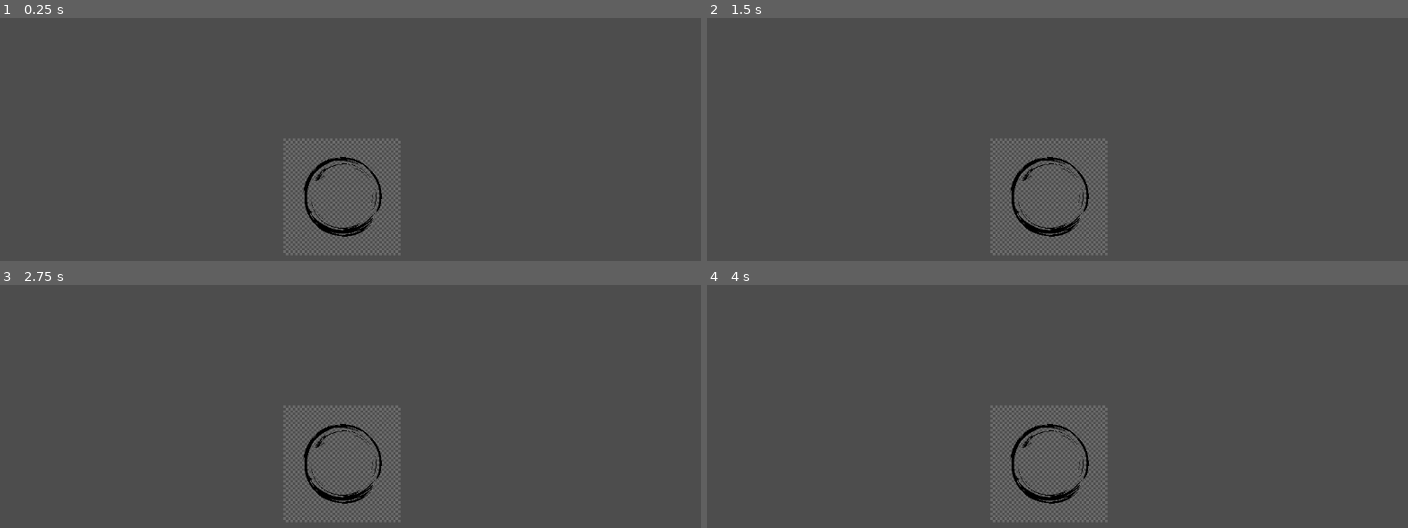
Above: before the commit, frames 1-4 (two rows, left to right).
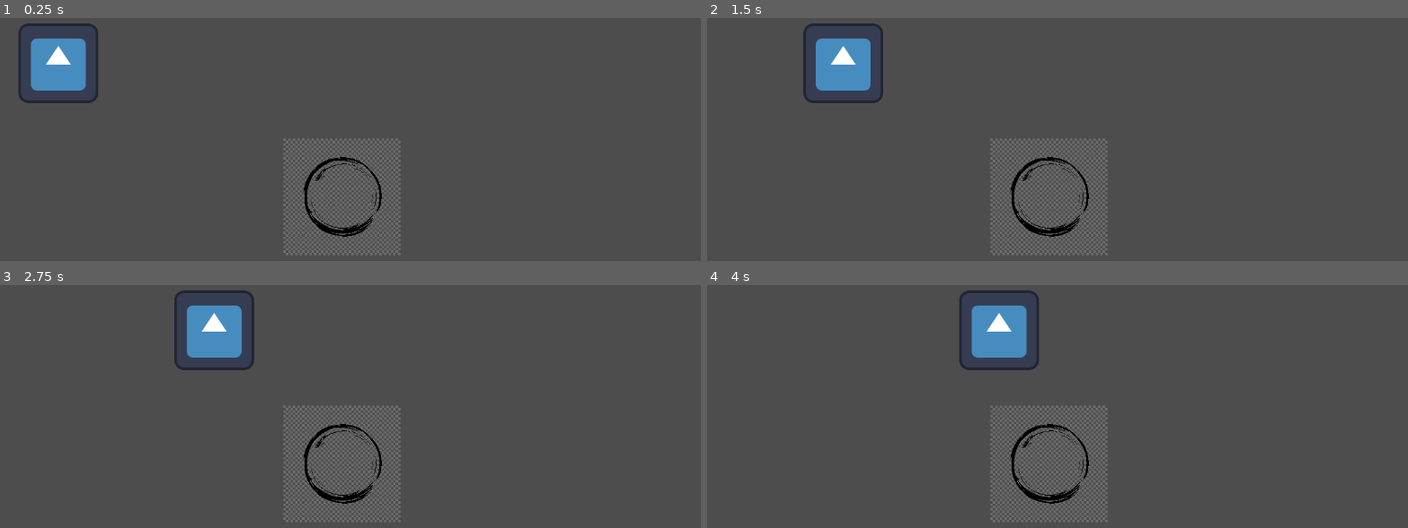
Above: after the commit, the same moments.

Repository: Sacredng/StandaloneLottoDefense
Game: Godot game, scene res://scenes/level.tscn
The game is run twice, just before and just after one commit, with the same random seed, the same clock (stepped at 60 frames per second) and the same inputs. Before the commit the project has no main scene; this scene is started directly in both runs. The engine's default icon, where the game draws it, is replaced by a stand-in: a white triangle on a blue panel in a dark square.
Inputs:
- Up to frame 1 (0.25 s): no input
- Up to frame 2 (1.5 s): no input
- Up to frame 3 (2.75 s): no input
- Up to frame 4 (4 s): no input

The runs differ from the first frame. In frame 1, 2.2% of the frame differs, in the area x 2-14%, y 2-36%; in frame 2, 2.1%; in frame 3, 2.1%; in frame 4, 2.2%, in the area x 36-48%, y 2-36%.

Commit message:
Created Enemy

Diff:
--- a/standalone-lotto-defense/project.godot
+++ b/standalone-lotto-defense/project.godot
@@ -11,6 +11,7 @@
 [application]
 
 config/name="Standalone Lotto Defense"
+run/main_scene="uid://c2acfjjd212t"
 config/features=PackedStringArray("4.6", "Forward Plus")
 config/icon="res://icon.svg"
 
--- a/standalone-lotto-defense/scenes/enemies.tscn
+++ /dev/null
@@ -1,3 +0,0 @@
-[gd_scene format=3 uid="uid://cekrjevp8q4ln"]
-
-[node name="Node2D" type="Node2D" unique_id=493435756]
--- /dev/null
+++ b/standalone-lotto-defense/scenes/enemies/BasicEnemy.tscn
@@ -0,0 +1,16 @@
+[gd_scene format=3 uid="uid://cvppoayj8vucs"]
+
+[ext_resource type="Script" uid="uid://hq0n0yskdxxq" path="res://scripts/BasicEnemyScript.gd" id="1_he4gj"]
+[ext_resource type="Texture2D" uid="uid://cvl1a6w1qm71e" path="res://icon.svg" id="1_i3qac"]
+
+[sub_resource type="CircleShape2D" id="CircleShape2D_he4gj"]
+radius = 62.008064
+
+[node name="BasicEnemy" type="CharacterBody2D" unique_id=1586910666]
+script = ExtResource("1_he4gj")
+
+[node name="EnemySprite" type="Sprite2D" parent="." unique_id=358404873]
+texture = ExtResource("1_i3qac")
+
+[node name="Hitbox" type="CollisionShape2D" parent="." unique_id=933177441]
+shape = SubResource("CircleShape2D_he4gj")
--- a/standalone-lotto-defense/scenes/level.tscn
+++ b/standalone-lotto-defense/scenes/level.tscn
@@ -1,13 +1,12 @@
 [gd_scene format=3 uid="uid://c2acfjjd212t"]
 
-[ext_resource type="PackedScene" uid="uid://dbjn8g1wok2pp" path="res://scenes/player.tscn" id="1_tumq0"]
-
-[sub_resource type="Curve2D" id="Curve2D_2q6dc"]
+[ext_resource type="PackedScene" uid="uid://dbjn8g1wok2pp" path="res://scenes/Player/player.tscn" id="1_tumq0"]
+[ext_resource type="PackedScene" uid="uid://cvppoayj8vucs" path="res://scenes/enemies/BasicEnemy.tscn" id="2_w7c3h"]
 
 [node name="Level" type="Node2D" unique_id=424731645]
 
 [node name="Player" parent="." unique_id=104606780 instance=ExtResource("1_tumq0")]
 position = Vector2(576, 311)
 
-[node name="Path2D" type="Path2D" parent="." unique_id=563366717]
-curve = SubResource("Curve2D_2q6dc")
+[node name="CharacterBody2D" parent="." unique_id=1586910666 instance=ExtResource("2_w7c3h")]
+position = Vector2(96, 96)
--- a/standalone-lotto-defense/scenes/levels.tscn
+++ /dev/null
@@ -1,3 +0,0 @@
-[gd_scene format=3 uid="uid://cly0bienwogyb"]
-
-[node name="Node2D" type="Node2D" unique_id=446773055]
--- /dev/null
+++ b/standalone-lotto-defense/scripts/BasicEnemyScript.gd
@@ -0,0 +1,6 @@
+extends CharacterBody2D
+
+@export var speed = 100
+
+func _physics_process(delta):
+	position.x += speed * delta
--- a/standalone-lotto-defense/scripts/enemies.gd
+++ /dev/null
@@ -1,11 +0,0 @@
-extends Node
-
-
-# Called when the node enters the scene tree for the first time.
-func _ready() -> void:
-	pass # Replace with function body.
-
-
-# Called every frame. 'delta' is the elapsed time since the previous frame.
-func _process(delta: float) -> void:
-	pass
Renamed: standalone-lotto-defense/scenes/Player.tscn -> standalone-lotto-defense/scenes/Player/player.tscn
Renamed: standalone-lotto-defense/scenes/projectiles.tscn -> standalone-lotto-defense/scenes/Projectiles/projectiles.tscn
Renamed: standalone-lotto-defense/scenes/towers.tscn -> standalone-lotto-defense/scenes/Towers/towers.tscn
Renamed: standalone-lotto-defense/scenes/userinterface.tscn -> standalone-lotto-defense/scenes/UserInterface/userinterface.tscn
Not shown, added: standalone-lotto-defense/scripts/BasicEnemyScript.gd.uid
Not shown, removed: standalone-lotto-defense/scripts/enemies.gd.uid
